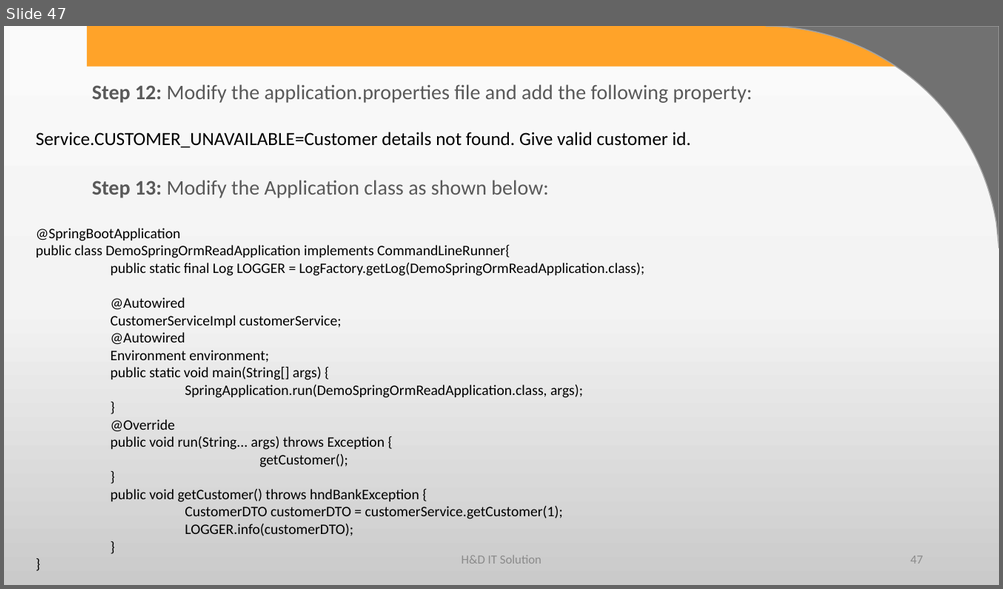
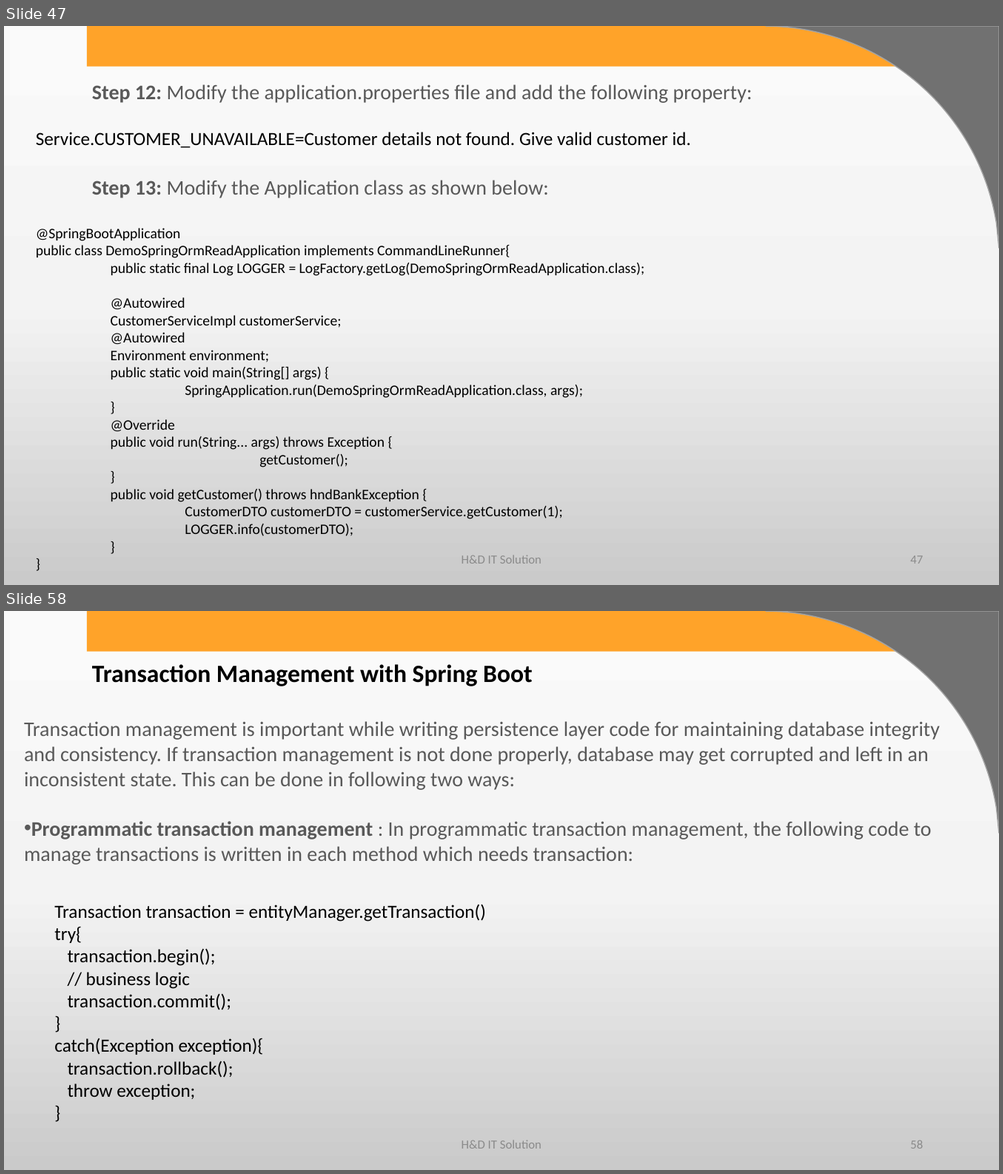
Before and after one commit to harshadasawant/spring_boot1, a slide deck: infinite/src/main/ppt/Persistence Layer using Spring Boot.pptx. Shown one above the other, each under a label of ours: slide 47 before the commit, slides 47 and 58 after it; the slides between them are not shown. The pictures are 1003x589 and 1003x1174 pixels, drawn with LibreOffice and Linux fonts; fonts in the diff are those of the drawing; background and template pictures are left out. Boxes give left, top, right and bottom in pixels: in the first picture for what was removed or moved away, otherwise in the second. Text is boxed around its words. In the diff, an @@ line names an element or a change of style, - is before the commit and + after.

```diff
--- a/infinite/src/main/ppt/Persistence Layer using Spring Boot.pptx
+++ b/infinite/src/main/ppt/Persistence Layer using Spring Boot.pptx
@@ slide 58 added at [4,611,999,1170], background gradient #FBFBFB to #F4F4F4 to #CBCBCB; not listed: 2 template elements that a slide beside it also shows @@
@@ text added at [92,664,532,686], 24 pt, text #000000, bold @@
+Transaction Management with Spring Boot
@@ text added at [24,721,939,865], 20 pt, text #595959 @@
+Transaction management is important while writing persistence layer code for maintaining database integrity and consistency. If transaction management is not done properly, database may get corrupted and left in an inconsistent state. This can be done in following two ways:
+• Programmatic transaction management : In programmatic transaction management, the following code to manage transactions is written in each method which needs transaction:
@@ text added at [54,904,486,1100], 18 pt, text #000000 @@
+Transaction transaction = entityManager.getTransaction()
+try{
+transaction.begin();
+// business logic
+transaction.commit();
+}
+catch(Exception exception){
+transaction.rollback();
+throw exception;
+}
@@ text added at [461,1141,541,1149], 12 pt, text #8C8C8C @@
+H&D IT Solution
@@ page number added at [910,1141,922,1149], 12 pt, text #8C8C8C @@
+58
```
Also in this commit, not shown: 97 other slides added, 6 other files.
